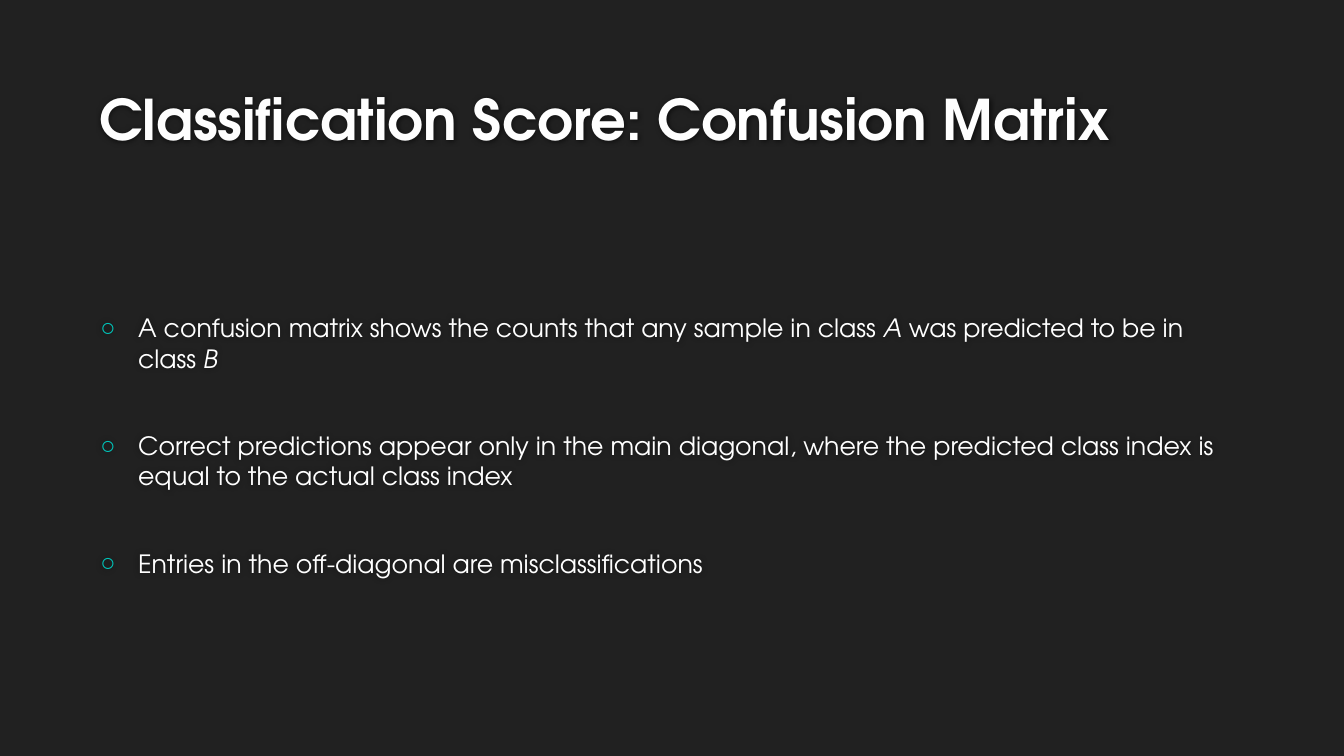
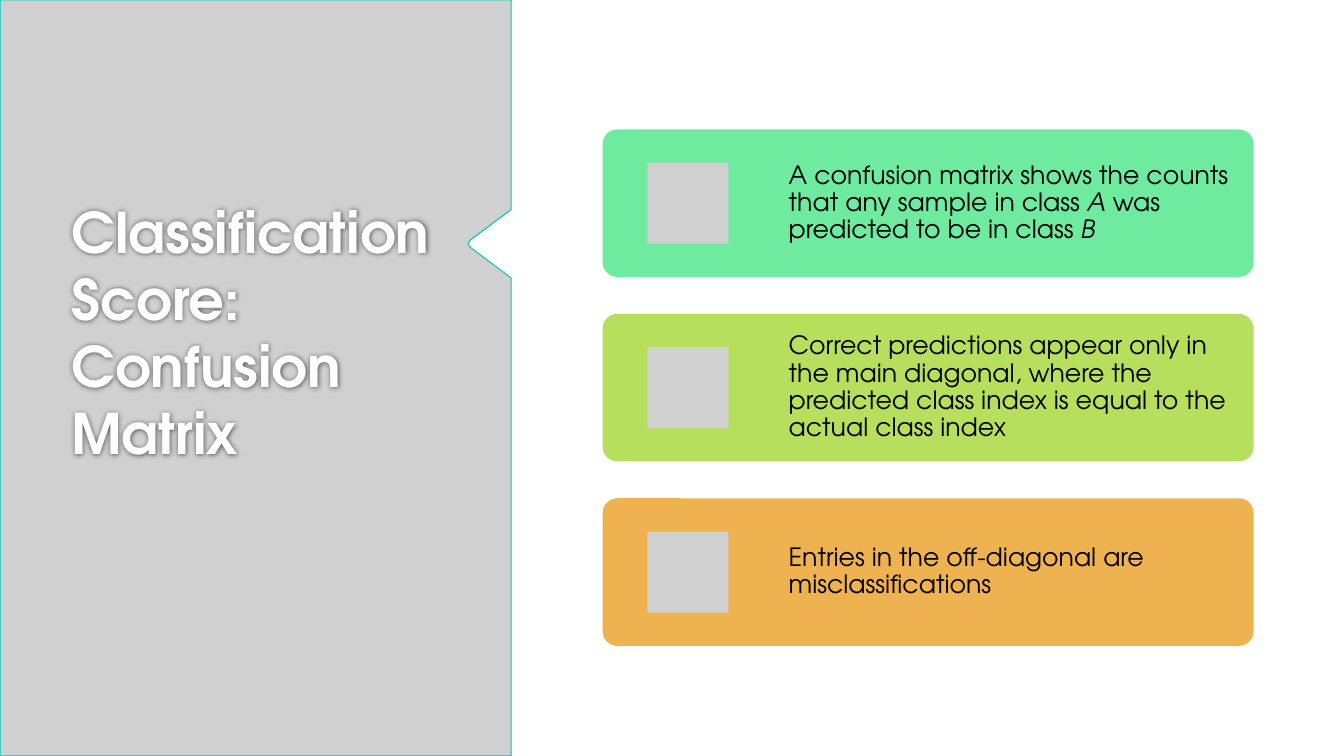
Before and after one commit to landonbuell/Buell-Masters-Project, a slide deck: slide 28 of milestones/BUELL_ENGR6970_Milestone04.pptx (slide 29 before the commit). Drawn at 1344x756 pixels with LibreOffice and Linux fonts; fonts in the diff are those of the drawing; grey boxes stand for pictures; background and template pictures are left out. Boxes give left, top, right and bottom in pixels: in the first picture for what was removed or moved away, otherwise in the second. Text is boxed around its words. In the diff, an @@ line names an element or a change of style, - is before the commit and + after.

```diff
--- a/milestones/BUELL_ENGR6970_Milestone04.pptx
+++ b/milestones/BUELL_ENGR6970_Milestone04.pptx
@@ background #212121 to #FFFFFF @@
@@ picture added at [0,0,511,756] @@
@@ title "Classification Score: Confusion Matrix": place and size @@
-title "Classification Score: Confusion Matrix" at [99,97,1110,141]
+title "Classification Score: Confusion Matrix" at [71,209,429,457]
@@ title "Classification Score: Confusion Matrix" at [71,209,429,457]: vertical alignment bottom to top @@
@@ text removed at [138,318,1214,579] @@
-○ A confusion matrix shows the counts that any sample in class A was predicted to be in class B
-○ Correct predictions appear only in the main diagonal, where the predicted class index is equal to the actual class index
-○ Entries in the off-diagonal are misclassifications
@@ group added at [603,129,1254,645]: 3 rounded rectangles, 3 pictures, 3 texts @@
+A confusion matrix shows the counts that any sample in class A was predicted to be in class B
+Correct predictions appear only in the main diagonal, where the predicted class index is equal to the actual class index
+Entries in the off-diagonal are misclassifications
```
Also in this commit, not shown: 4 other slides changed, 3 slides added, 4 slides removed.
